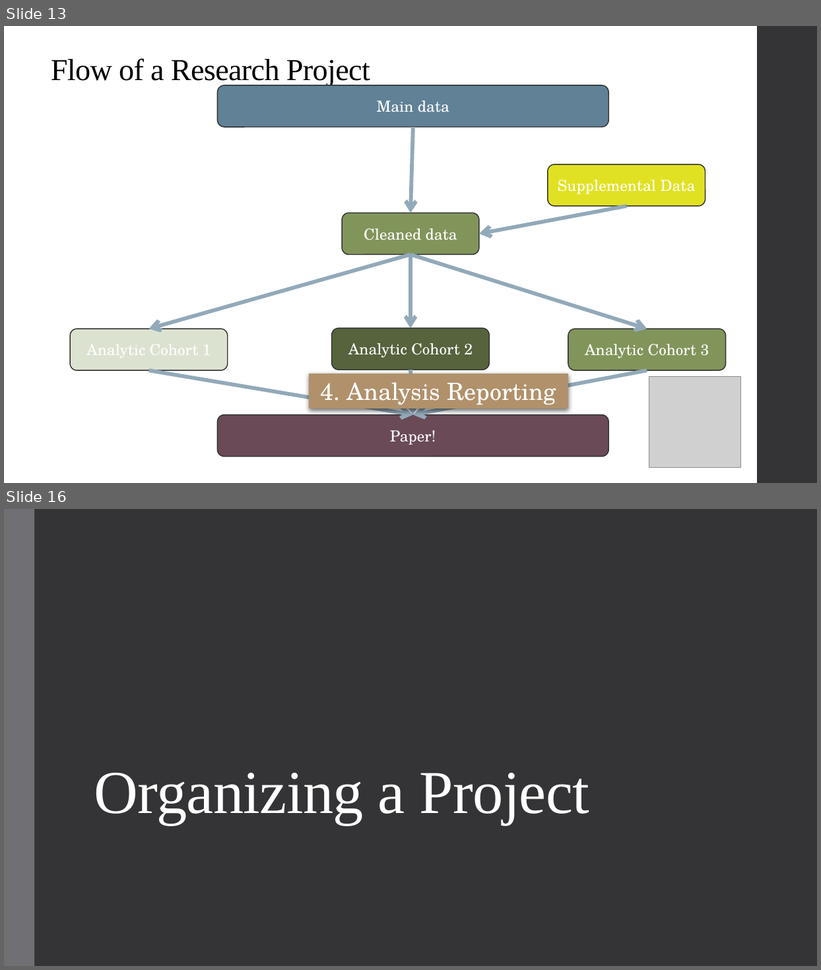
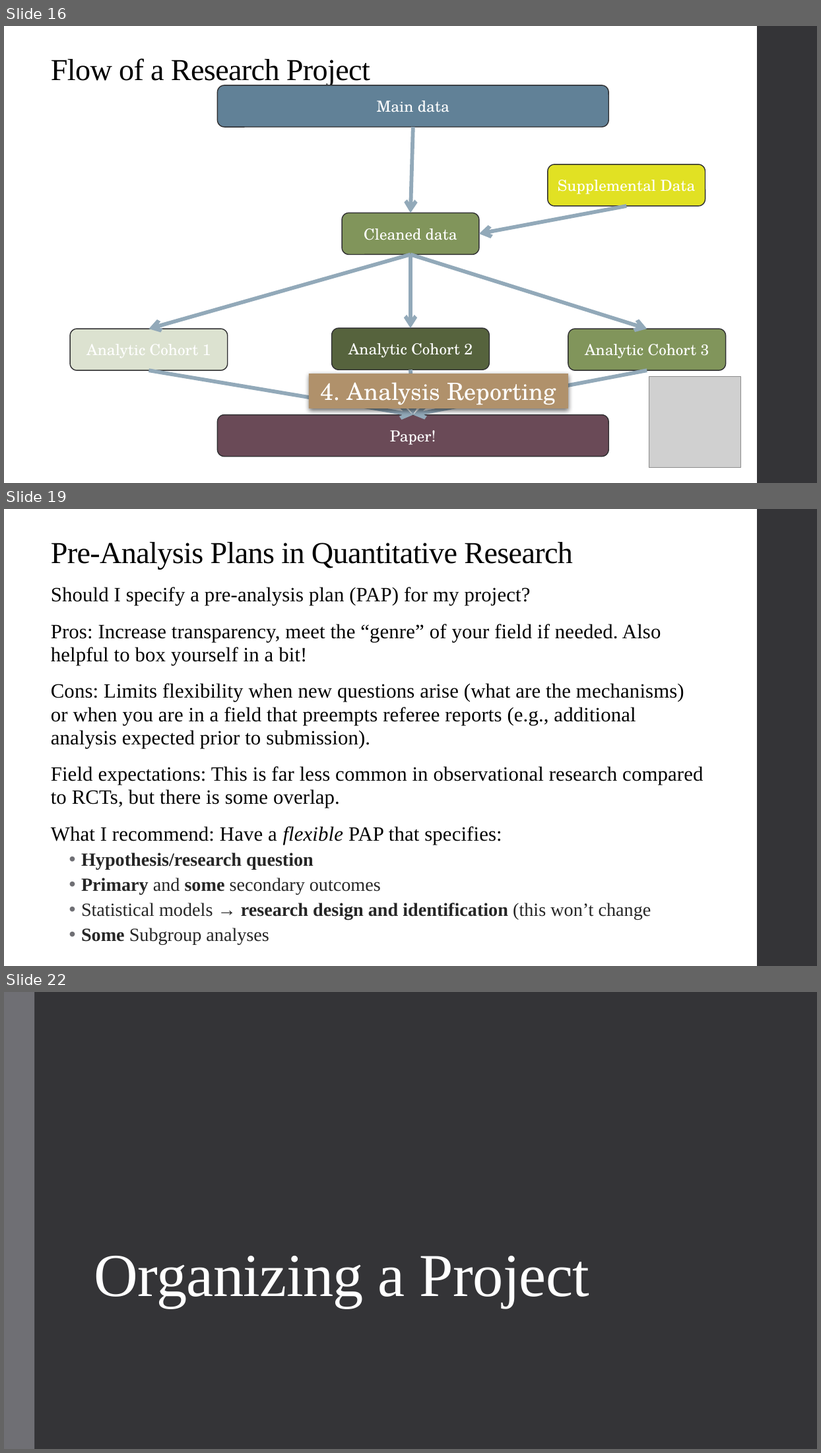
Before and after one commit to alex-hoagland/HAD5744, a slide deck: Lecture05_DataCleaning/Lecture5_DataCleaning-ResearchDesign.pptx. Shown one above the other, each under a label of ours: slides 13 and 16 before the commit, slides 16, 19 and 22 after it; the slides between them are not shown. The pictures are 821x970 and 821x1453 pixels, drawn with LibreOffice and Linux fonts; fonts in the diff are those of the drawing; grey boxes stand for pictures. Boxes give left, top, right and bottom in pixels: in the first picture for what was removed or moved away, otherwise in the second. Text is boxed around its words. In the diff, an @@ line names an element or a change of style, - is before the commit and + after.

```diff
--- a/Lecture05_DataCleaning/Lecture5_DataCleaning-ResearchDesign.pptx
+++ b/Lecture05_DataCleaning/Lecture5_DataCleaning-ResearchDesign.pptx
@@ slide 19 added at (4,509,817,966), background #FFFFFF; not listed: 1 template element that a slide beside it also shows @@
@@ title added at (51,542,573,569), 36 pt, text #000000 @@
+Pre-Analysis Plans in Quantitative Research
@@ text added at (51,587,703,920), 24 pt, text #000000 @@
+Should I specify a pre-analysis plan (PAP) for my project?
+Pros: Increase transparency, meet the “genre” of your field if needed. Also helpful to box yourself in a bit!
+Cons: Limits flexibility when new questions arise (what are the mechanisms) or when you are in a field that preempts referee reports (e.g., additional analysis expected prior to submission).
+Field expectations: This is far less common in observational research compared to RCTs, but there is some overlap.
+What I recommend: Have a flexible PAP that specifies:
+  • Hypothesis/research question
+  • Primary and some secondary outcomes
+  • Statistical models → research design and identification (this won’t change
+  • Some Subgroup analyses
@@ what was slide 13 is now slide 16 @@
@@ what was slide 16 is now slide 22 @@
```
Also in this commit, not shown: 10 slides changed, 5 other slides added, 7 other files.
